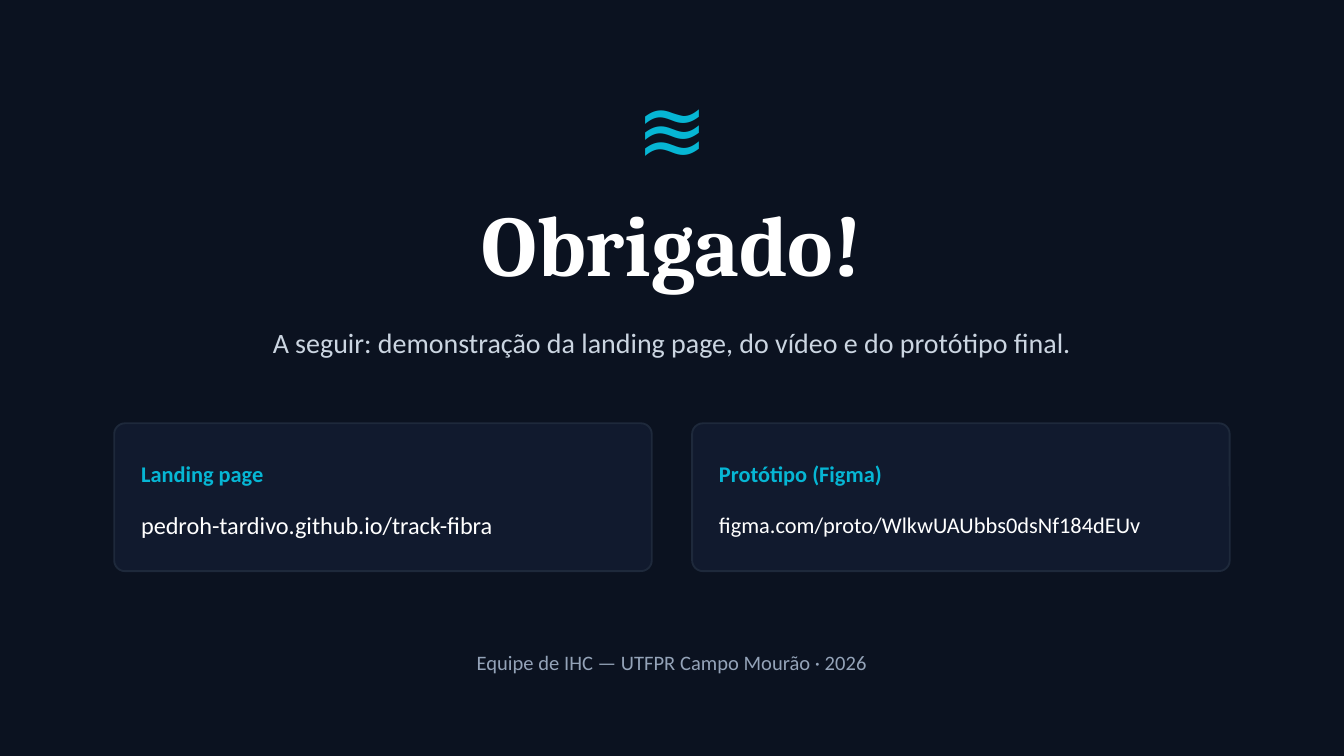
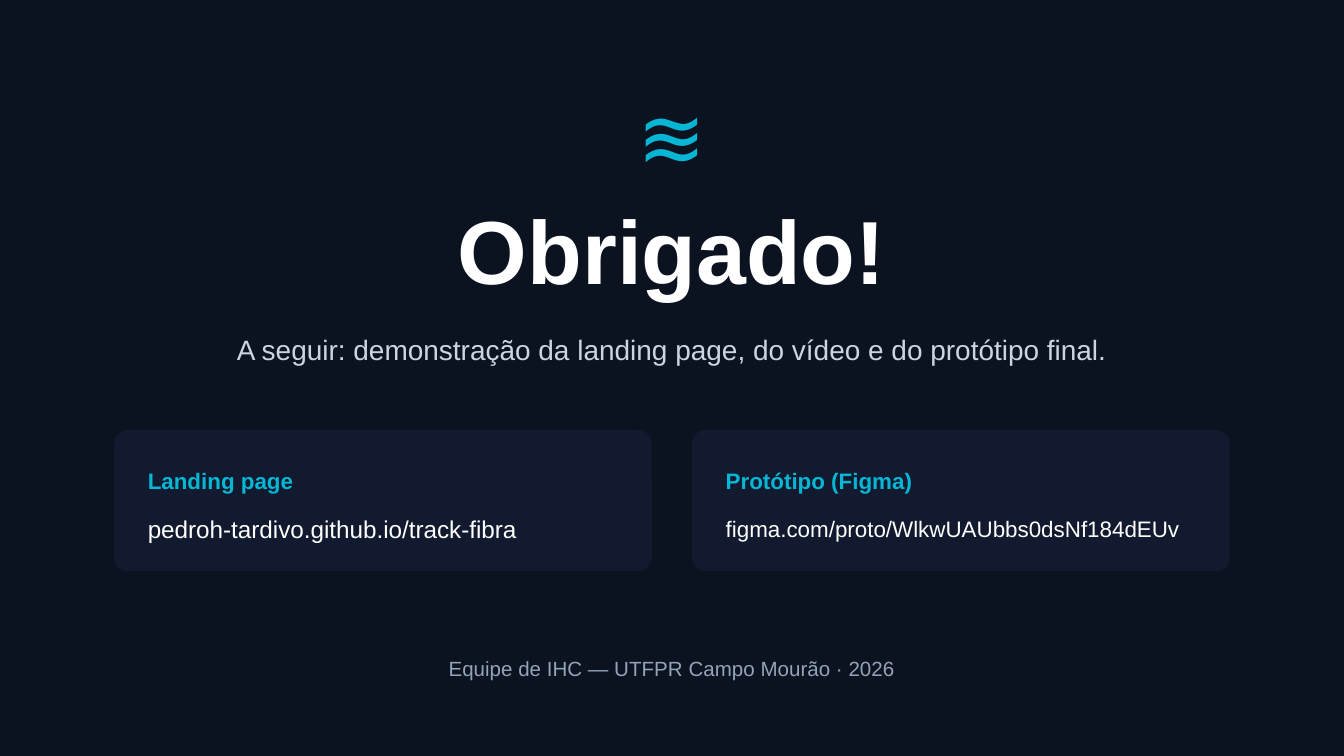
Before and after one commit to PedroH-Tardivo/track-fibra, a slide deck: slide 12 of entrega2-track-fibra.pptx (slide 11 before the commit). Drawn at 1344x756 pixels with LibreOffice and Linux fonts; fonts in the diff are those of the drawing. Boxes give left, top, right and bottom in pixels: in the first picture for what was removed or moved away, otherwise in the second. Text is boxed around its words. In the diff, an @@ line names an element or a change of style, - is before the commit and + after.

```diff
--- a/entrega2-track-fibra.pptx
+++ b/entrega2-track-fibra.pptx
@@ 4 texts: place and size @@
-4 texts at [0,74,1344,674]
+4 texts at [0,81,1344,680]
@@ text "≋" at [0,81,1344,188]: size 46 to 44 pt, font Calibri to Arial @@
@@ text "Obrigado!" at [458,219,885,300]: size 46 to 48 pt, font Cambria to Arial @@
@@ rounded rectangle: place and size @@
-rounded rectangle at [114,423,652,571]
+rounded rectangle at [114,430,652,571]
@@ rounded rectangle at [114,430,652,571]: outline #1E293B 1 pt to none; proportions changed @@
@@ rounded rectangle at [692,430,1230,571]: outline #1E293B 1 pt to none; proportions changed @@
@@ rounded rectangle: place and size @@
-rounded rectangle at [692,423,1230,571]
+rounded rectangle at [692,430,1230,571]
@@ font Calibri to Arial in 6 elements at [449,661,895,680], [237,339,1106,365], [148,520,517,543], [726,520,1179,542], [148,473,293,494], [726,472,912,494] @@
@@ 4 texts: place and size @@
-4 texts at [141,465,1140,538]
+4 texts at [148,472,1179,543]
```
Also in this commit, not shown: 10 other slides changed, 1 slide added.
